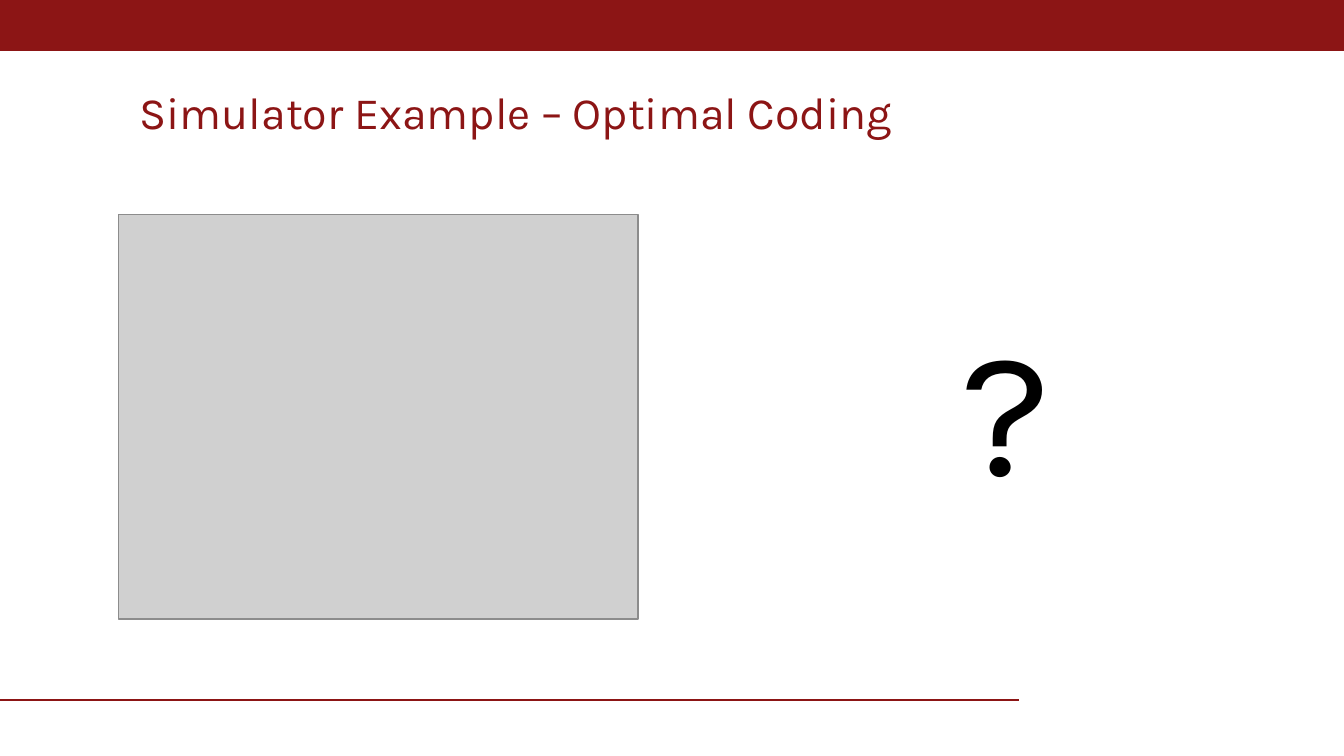
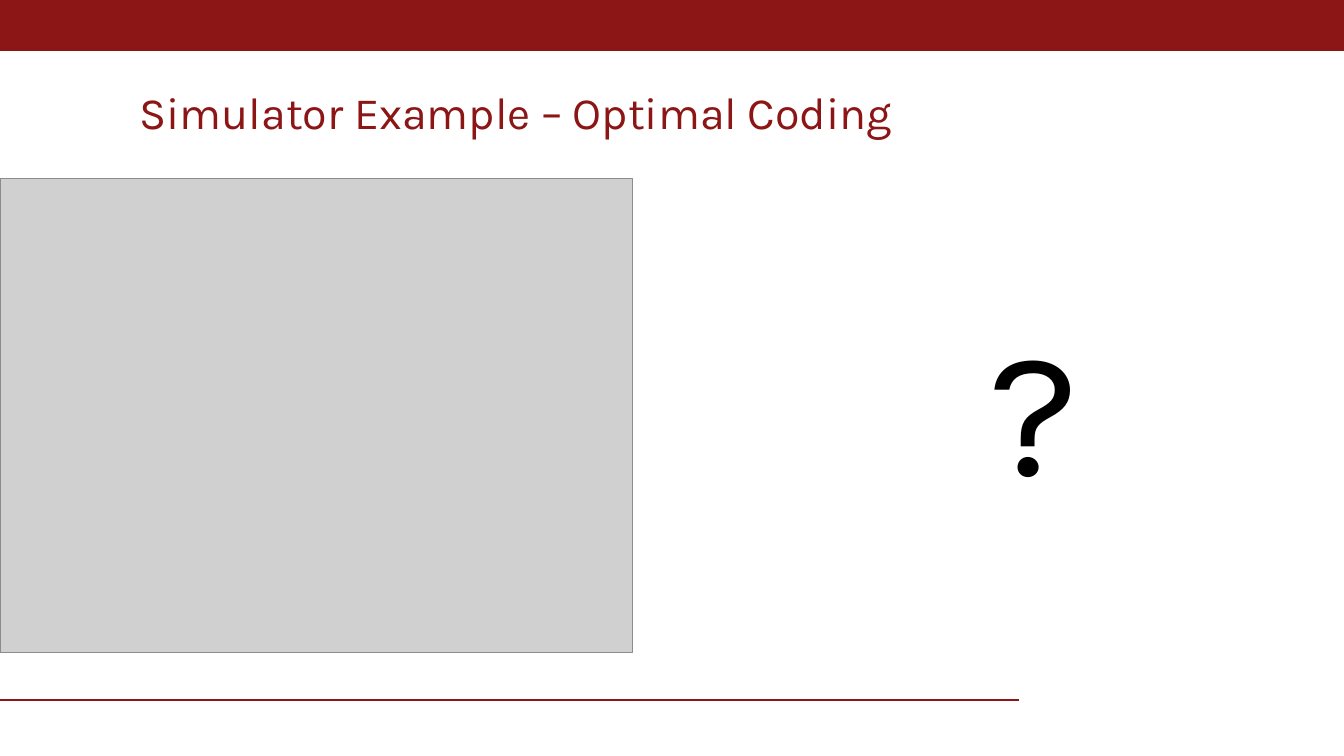
Before and after one commit to nsgaudio/ToF-Coding-Function-Optimization, a slide deck: slide 25 of CS231N_project_v2.pptx (slide 24 before the commit). Drawn at 1344x756 pixels with LibreOffice and Linux fonts; fonts in the diff are those of the drawing; grey boxes stand for pictures; background and template pictures are left out. Boxes give left, top, right and bottom in pixels: in the first picture for what was removed or moved away, otherwise in the second. Text is boxed around its words. In the diff, an @@ line names an element or a change of style, - is before the commit and + after.

```diff
--- a/CS231N_project_v2.pptx
+++ b/CS231N_project_v2.pptx
@@ picture: place and size @@
-picture at [118, 215, 638, 620]
+picture at [0, 179, 632, 653]
@@ text "?": place and size @@
-text "?" at [948, 290, 1051, 521]
+text "?" at [976, 290, 1079, 521]
```
Also in this commit, not shown: 1 other slide changed, 2 slides added, 1 slide removed, 4 other files.
